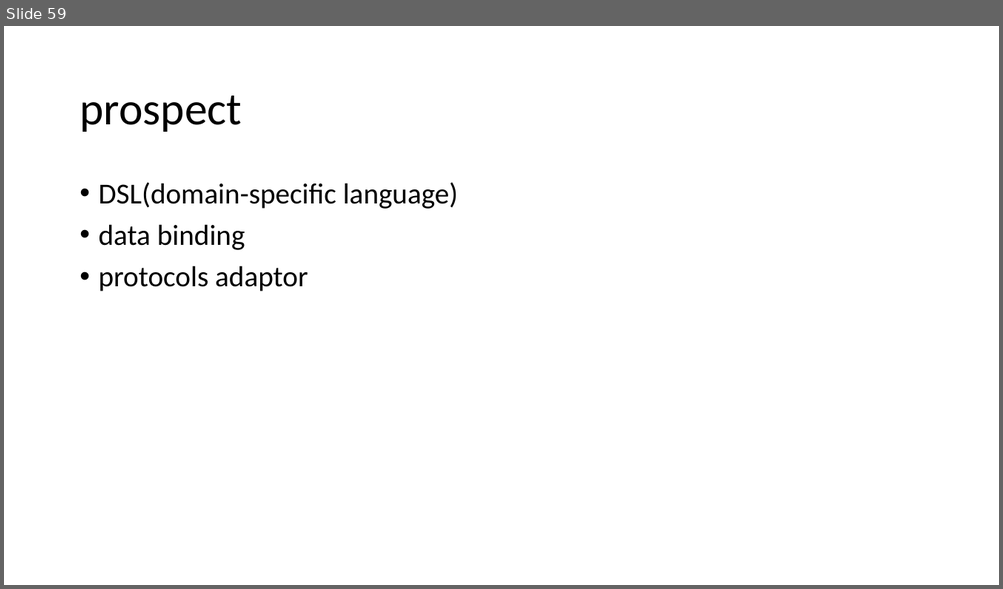
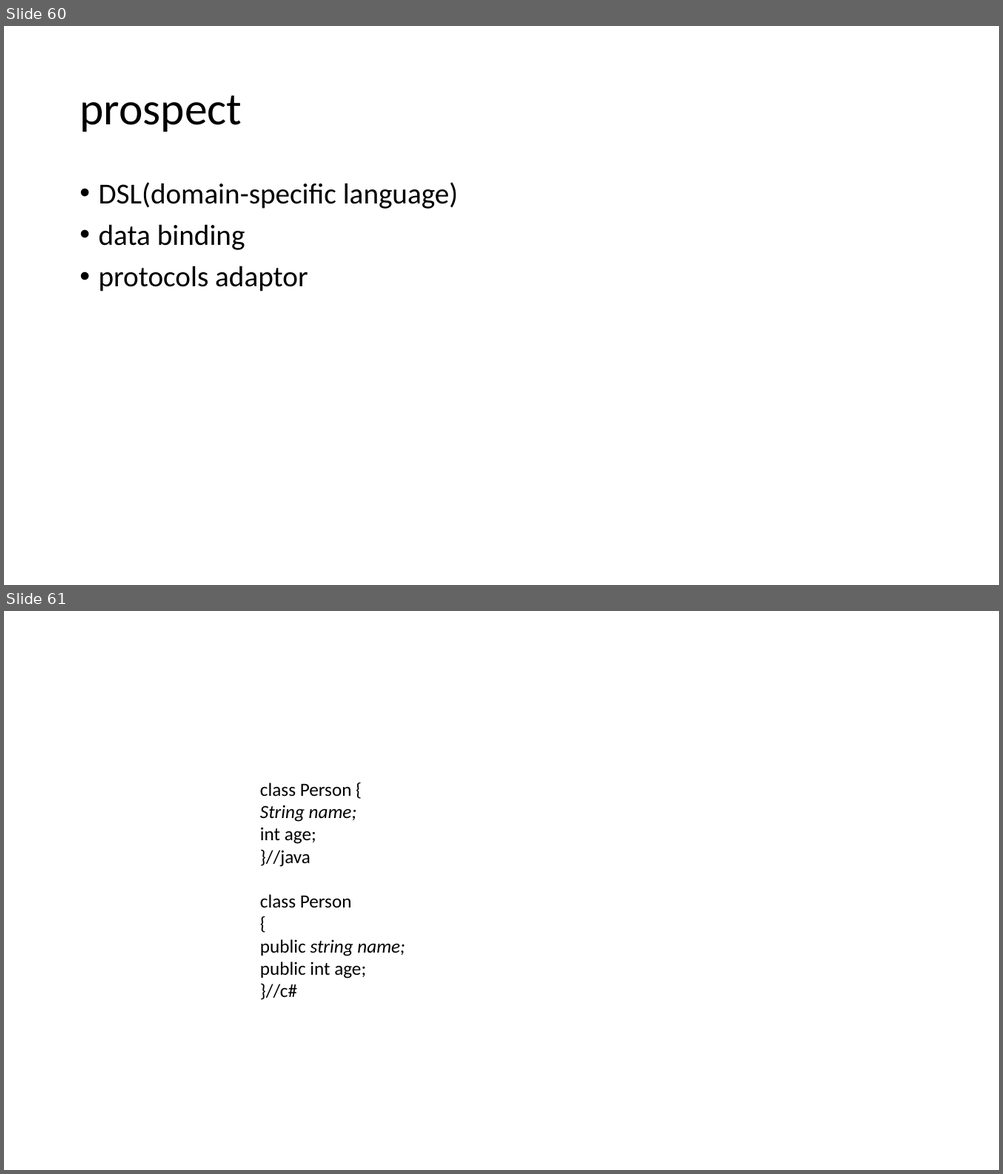
Before and after one commit to qicosmos/cppcon2017, a slide deck: cppcon2017.pptx. Shown one above the other, each under a label of ours: slide 59 before the commit, slides 60 and 61 after it. The pictures are 1003x589 and 1003x1174 pixels, drawn with LibreOffice and Linux fonts; fonts in the diff are those of the drawing. Boxes give left, top, right and bottom in pixels: in the first picture for what was removed or moved away, otherwise in the second. Text is boxed around its words. In the diff, an @@ line names an element or a change of style, - is before the commit and + after.

```diff
--- a/cppcon2017.pptx
+++ b/cppcon2017.pptx
@@ slide 61 added at [4,611,999,1170], background #FFFFFF @@
@@ text added at [260,783,405,1000], 18 pt, text #000000 @@
+class Person {
+String name;
+int age;
+}//java
+class Person
+{
+public string name;
+public int age;
+}//c#
@@ what was slide 59 is now slide 60 @@
```
Also in this commit, not shown: 2 slides changed, 1 other slide added.
